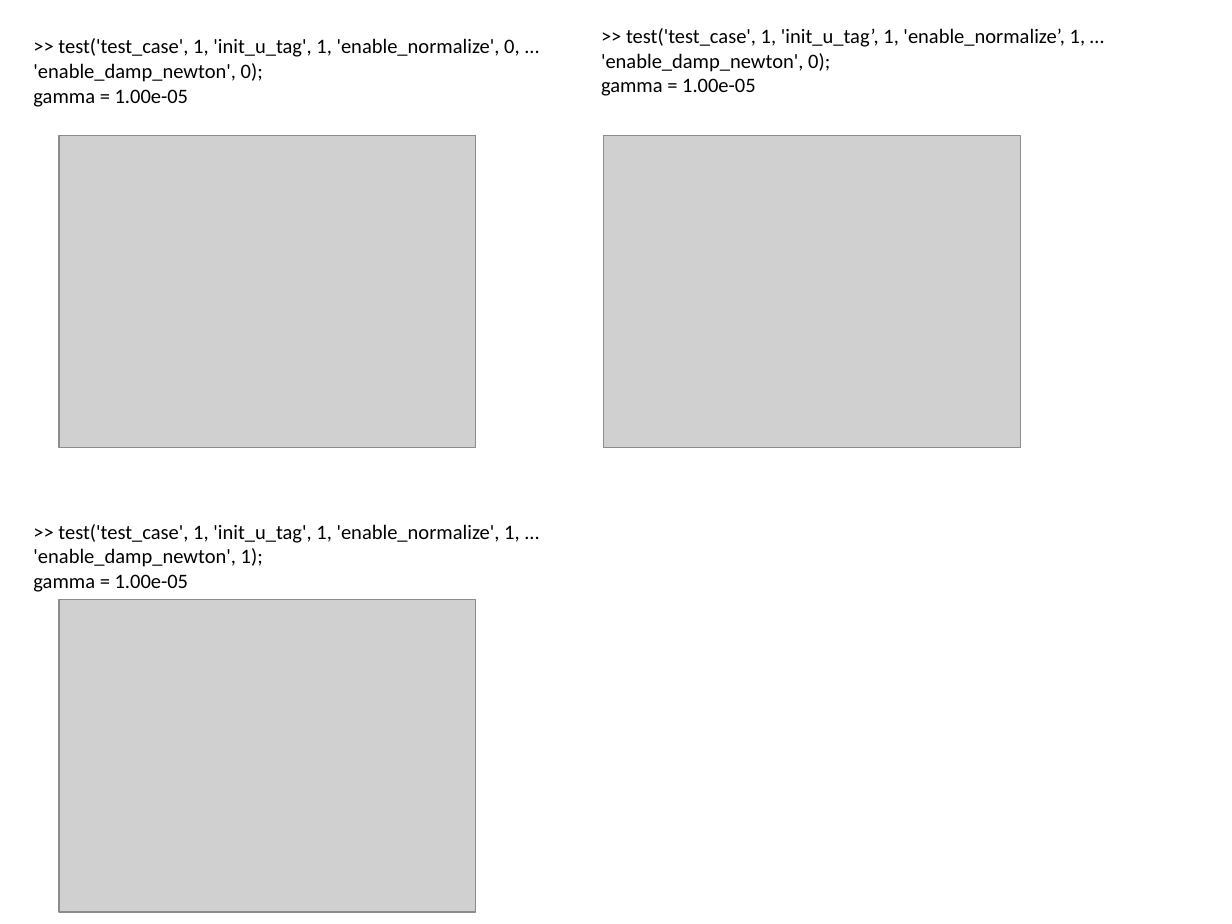
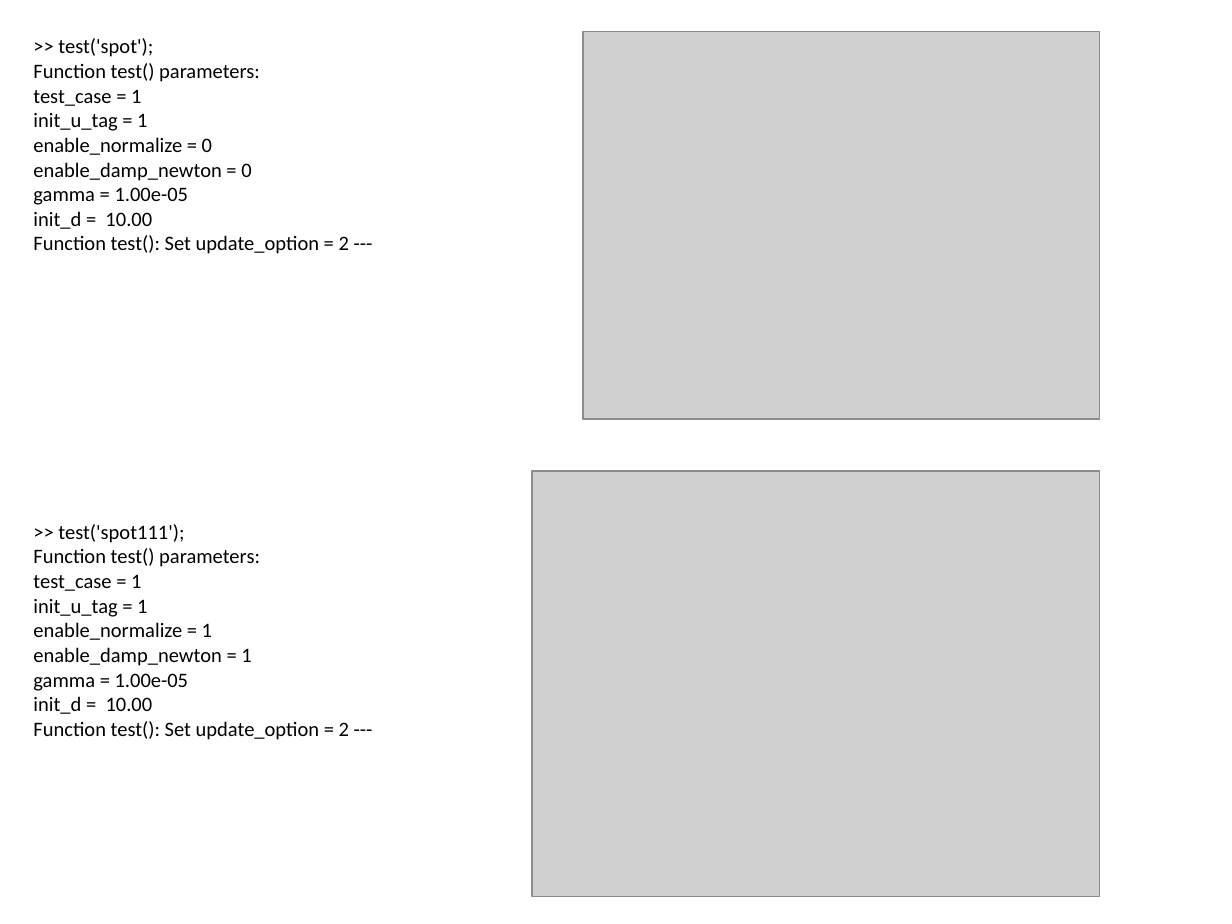
Before and after one commit to lu6007/opt-pde, a slide deck: slide 3 of doc/result_0404_2019.pptx. Drawn at 1232x924 pixels with LibreOffice and Linux fonts; fonts in the diff are those of the drawing; grey boxes stand for pictures. Boxes give left, top, right and bottom in pixels: in the first picture for what was removed or moved away, otherwise in the second. Text is boxed around its words. In the diff, an @@ line names an element or a change of style, - is before the commit and + after.

```diff
--- a/doc/result_0404_2019.pptx
+++ b/doc/result_0404_2019.pptx
@@ text removed at (601,28,1085,96) @@
->> test('test_case', 1, 'init_u_tag’, 1, 'enable_normalize’, 1, …
-'enable_damp_newton', 0);
-gamma = 1.00e-05
@@ text at (33,38,260,181): text changed @@
->> test('test_case', 1, 'init_u_tag', 1, 'enable_normalize', 0, ...
-'enable_damp_newton', 0);
+>> test('spot');
+Function test() parameters:
+test_case = 1
+init_u_tag = 1
+enable_normalize = 0
+enable_damp_newton = 0
@@ picture: place and size @@
-picture at (604,136,1020,448)
+picture at (583,32,1099,420)
@@ picture removed at (59,136,476,448) @@
@@ text at (33,211,349,254): paragraphs added @@
+init_d = 10.00
+Function test(): Set update_option = 2 ---
@@ picture added at (532,471,1100,896) @@
@@ text at (33,524,260,666): text changed @@
->> test('test_case', 1, 'init_u_tag', 1, 'enable_normalize', 1, ...
-'enable_damp_newton', 1);
+>> test('spot111');
+Function test() parameters:
+test_case = 1
+init_u_tag = 1
+enable_normalize = 1
+enable_damp_newton = 1
@@ picture removed at (59,600,476,913) @@
@@ text at (33,696,349,740): paragraphs added @@
+init_d = 10.00
+Function test(): Set update_option = 2 ---
```
Also in this commit, not shown: 8 other slides changed, 1 slide added, 1 slide removed, 2 other files.
